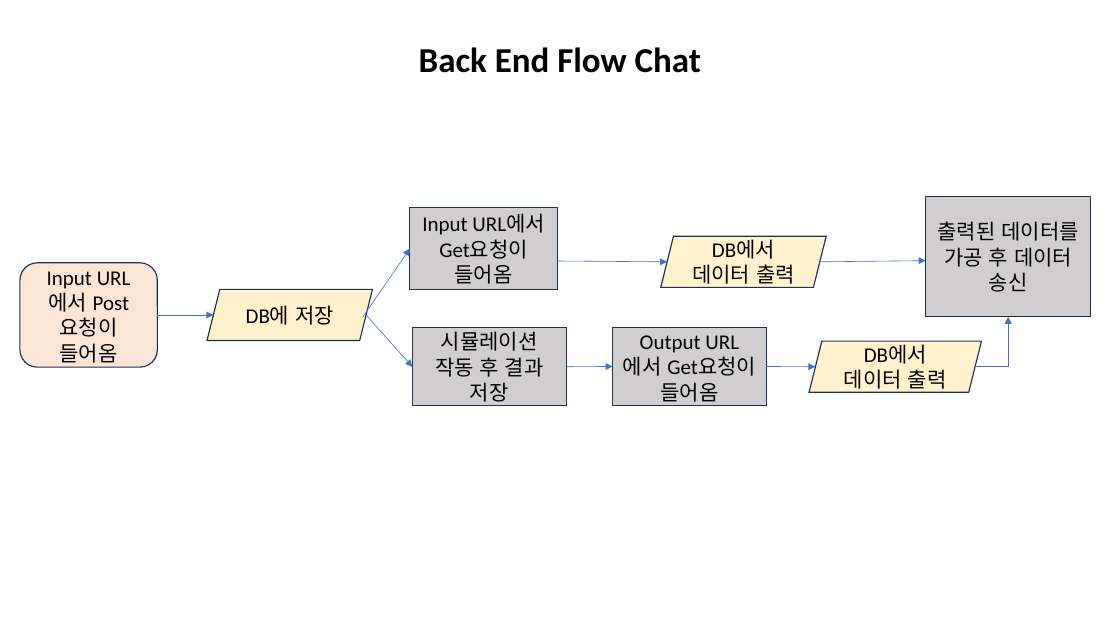
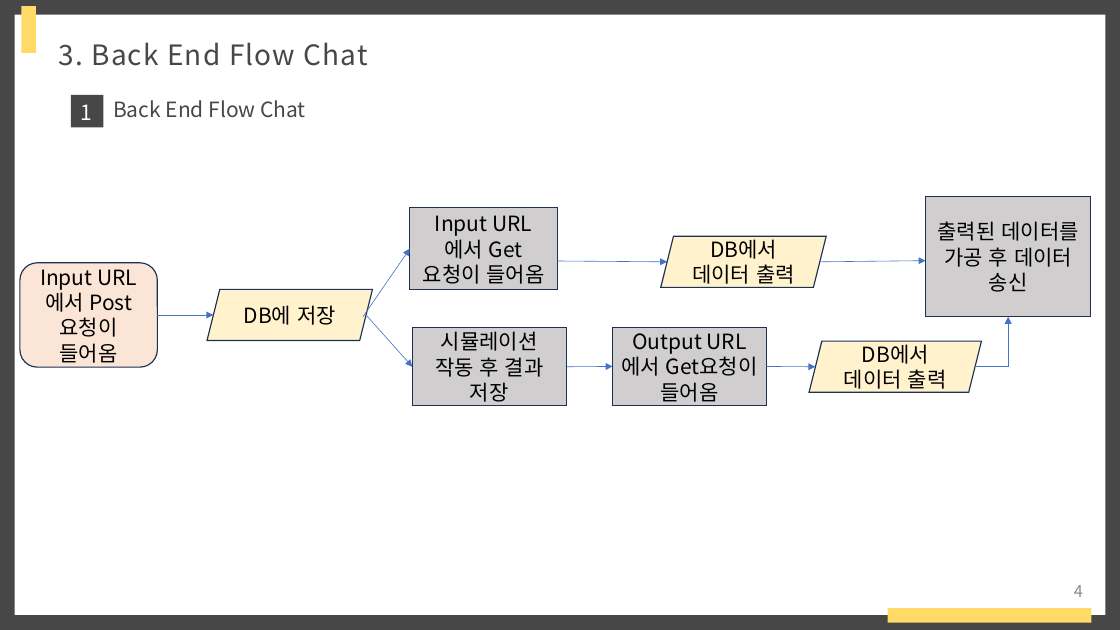
Before and after one commit to raccoon-coding/Eins-Internship, a slide deck: slide 4 of 아인스에스엔시 발표.pptx (slide 3 before the commit). Drawn at 1120x630 pixels with LibreOffice and Linux fonts; fonts in the diff are those of the drawing. Boxes give left, top, right and bottom in pixels: in the first picture for what was removed or moved away, otherwise in the second. Text is boxed around its words. In the diff, an @@ line names an element or a change of style, - is before the commit and + after.

```diff
--- a/아인스에스엔시 발표.pptx
+++ b/아인스에스엔시 발표.pptx
@@ background #FFFFFF to #474747 @@
@@ rectangle added at (14, 14, 1106, 615), fill #FFFFFF @@
@@ rectangle added at (21, 5, 36, 53), fill #FFDA67 @@
@@ text added at (59, 42, 368, 66), 24 pt, text #474747 @@
+3. Back End Flow Chat
@@ rectangle added at (71, 95, 103, 128), fill #474747 @@
@@ text added at (81, 104, 93, 120), 18 pt, text #FFFFFF @@
+1
@@ text "Back End Flow Chat": place and size @@
-text "Back End Flow Chat" at (419, 47, 701, 73)
+text "Back End Flow Chat" at (113, 100, 306, 118)
@@ text "Back End Flow Chat" at (113, 100, 306, 118): size 30 to 18 pt, font Calibri to Noto Sans CJK KR, text colour #000000 to #474747, bold off; alignment centre to left; line spacing 1 to 0.9; more space between paragraphs @@
@@ font Calibri to Noto Sans CJK KR in 6 elements at (20, 263, 158, 367), (207, 290, 372, 341), (410, 208, 558, 289), (661, 236, 827, 287), (613, 328, 766, 406), (809, 341, 981, 392) @@
@@ page number added at (1074, 585, 1083, 597), 14 pt, text #8C8C8C @@
+4
@@ rectangle added at (888, 608, 1091, 623), fill #FFDA67 @@
```
Also in this commit, not shown: 12 other slides changed, 1 slide added, 28 other files.
